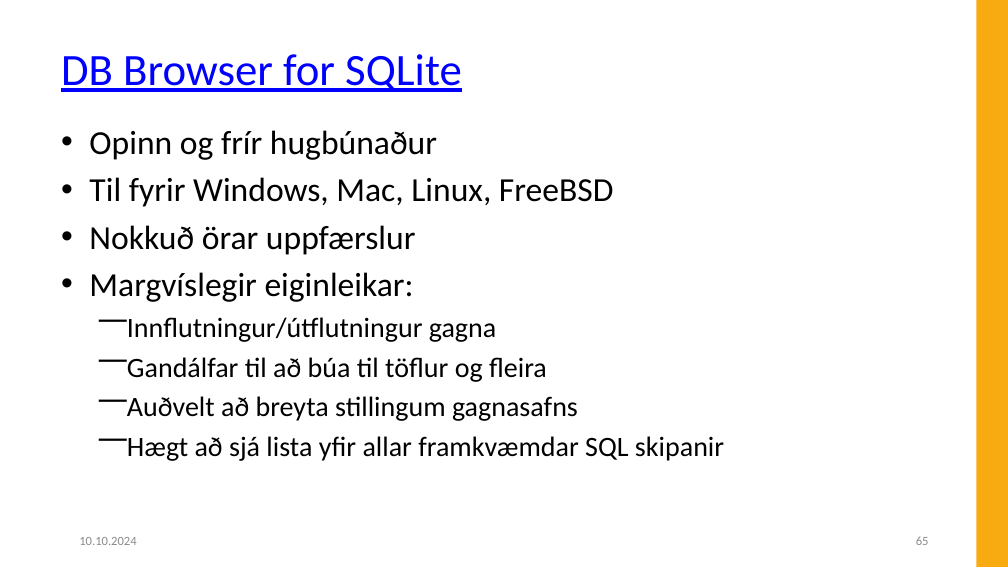
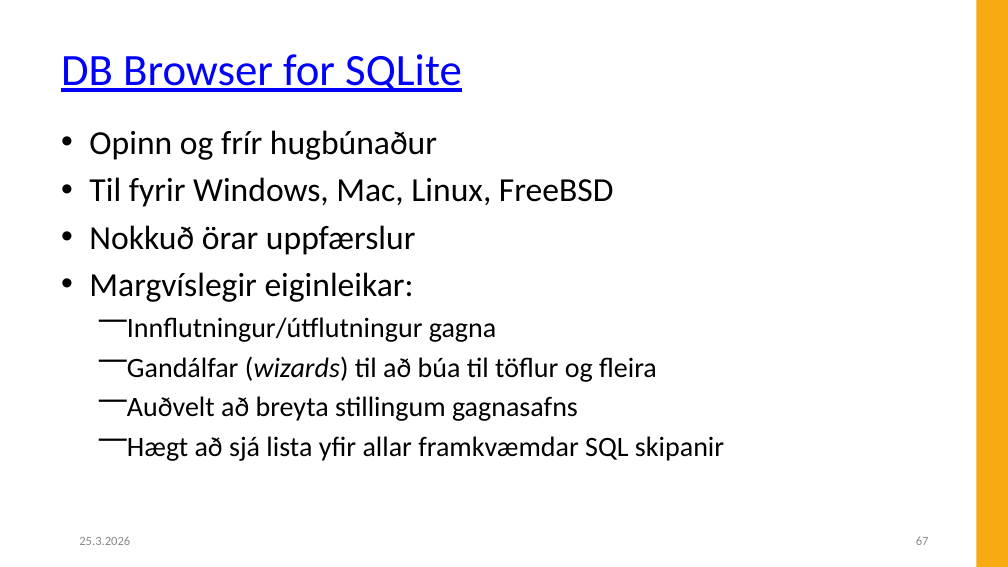
Before and after one commit to Hjalmtyr/SQL1, a slide deck: slide 67 of SQL-I.pptx (slide 65 before the commit). Drawn at 1008x567 pixels with LibreOffice and Linux fonts; fonts in the diff are those of the drawing; background and template pictures are left out. Boxes give left, top, right and bottom in pixels: in the first picture for what was removed or moved away, otherwise in the second. Text is boxed around its words. In the diff, an @@ line names an element or a change of style, - is before the commit and + after.

```diff
--- a/SQL-I.pptx
+++ b/SQL-I.pptx
@@ text at (x1=127, y1=356, x2=657, y2=382): text changed @@
-  ⎻ Gandálfar til að búa til töflur og fleira
+  ⎻ Gandálfar (wizards) til að búa til töflur og fleira
@@ text at (x1=79, y1=536, x2=130, y2=545): text changed @@
-10.10.2024
+25.3.2026
@@ page number at (x1=916, y1=536, x2=929, y2=545): text changed @@
-65
+67
```
Also in this commit, not shown: 80 other slides changed, 4 slides added, 2 slides removed, 21 other files.
